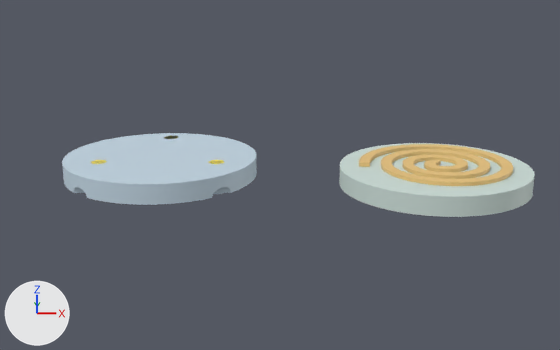
The Blender file samples/rezz_sample.blend: old version first, new version second.
The view is the same before and after, from a 50 mm camera at (-2.4, -98.4, 30.9) aimed at (-2.4, 0.0, 1.4). Every picture has the same lights, and +X, +Y and +Z are marked at lower left. The older version comes first.

Before the edit, the objects in view are built like this:
```python
ob_bottom = bpy.data.objects.new('Bottom', me_bottom_mesh)
ob_bottom.location = (0.0, 0.0, 0.0)
ob_dbg_stringhole_bottom = bpy.data.objects.new('DBG_StringHole_Bottom', me_cylinder_051)
ob_dbg_stringhole_bottom.location = (-18.0, -9.0, 0.0)
ob_dbg_stringhole_bottom.rotation_euler = (0.0, 1.571, 0.0)  # degrees (0, 90, 0)
ob_dbg_stringhole_top = bpy.data.objects.new('DBG_StringHole_Top', me_cylinder_050)
ob_dbg_stringhole_top.location = (18.0, 9.0, 0.0)
ob_dbg_stringhole_top.rotation_euler = (0.0, 1.571, 0.0)  # degrees (0, 90, 0)
ob_decoration = bpy.data.objects.new('Decoration', me_decoration_mesh_001)
ob_decoration.location = (0.71, -0.01, 0.0)
ob_top = bpy.data.objects.new('Top', me_top_mesh_001)
ob_top.location = (0.0, 0.0, 0.0)
```
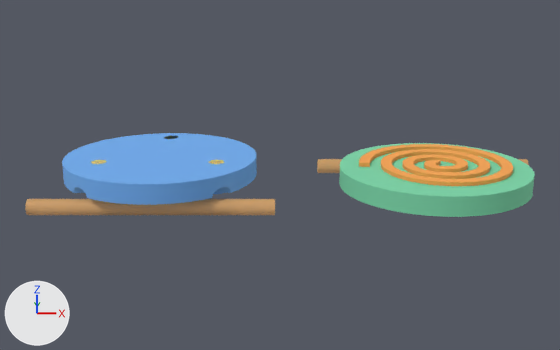
Diff of the bpy script that builds the scene:
```diff
--- a/samples/rezz_sample.blend.py
+++ b/samples/rezz_sample.blend.py
@@ mat_ma_decor_bronze @@
+mat_ma_decor_bronze = principled_material('MA_Decor_Bronze')
+mat_ma_decor_bronze.base_color = (0.96, 0.38, 0.08)  # orange #faa650
+mat_ma_decor_bronze.roughness = 0.85
@@ mat_ma_body_sage @@
+mat_ma_body_sage = principled_material('MA_Body_Sage')
+mat_ma_body_sage.base_color = (0.2, 0.68, 0.4)  # green #7cd7aa
+mat_ma_body_sage.roughness = 0.85
@@ mat_ma_body_bluegray @@
+mat_ma_body_bluegray = principled_material('MA_Body_BlueGray')
+mat_ma_body_bluegray.base_color = (0.16, 0.42, 0.88)  # blue #6fadf1
+mat_ma_body_bluegray.roughness = 0.85
@@ me_bottom_mesh @@
 me_bottom_mesh.from_pydata(...)  # 882 vertices, 1760 faces; spans x -30.5..-5.5, y -12.5..12.5, z 0.0..4.0
-me_bottom_mesh.materials.append(mat_dbg_bottom_blueprintgray_001)  # pale blue #c4d7e5
+me_bottom_mesh.materials.append(mat_ma_body_bluegray)  # blue #6fadf1
@@ me_top_mesh_001 @@
 me_top_mesh_001.from_pydata(...)  # 753 vertices, 1502 faces; spans x 5.5..30.5, y -12.5..12.5, z 0.0..2.5
-me_top_mesh_001.materials.append(mat_dbg_topbody_blueprintsage_001)  # light grey #cedfda
+me_top_mesh_001.materials.append(mat_ma_body_sage)  # green #7cd7aa
@@ me_decoration_mesh_001 @@
 me_decoration_mesh_001.from_pydata(...)  # 2861 vertices, 5718 faces; spans x 7.3..27.3, y -8.6..10.0, z 2.5..3.0
-me_decoration_mesh_001.materials.append(mat_dbg_decor_bronze)  # beige #eac47c
+me_decoration_mesh_001.materials.append(mat_ma_decor_bronze)  # orange #faa650
@@ ob_dbg_stringhole_top @@
 ob_dbg_stringhole_top.rotation_euler = (0.0, 1.571, 0.0)  # degrees (0, 90, 0)
-ob_dbg_stringhole_top.hide_set(True)  # wire or fog, not drawn
@@ ob_dbg_stringhole_bottom @@
 ob_dbg_stringhole_bottom.rotation_euler = (0.0, 1.571, 0.0)  # degrees (0, 90, 0)
-ob_dbg_stringhole_bottom.hide_set(True)  # wire or fog, not drawn
```

Changed parts and their boxes [x1, y1, x2, y2] in the pictures (560 x 350 px):
'Bottom', recoloured (pale blue to blue): [62, 133, 257, 205] in both
'Top', recoloured (light grey to green): [339, 143, 535, 217] in both
'Decoration', recoloured (beige to orange): [359, 144, 513, 186] in both
'DBG_StringHole_Bottom', shown: after [25, 199, 275, 215]
'DBG_StringHole_Top', shown: after [317, 159, 529, 173]
